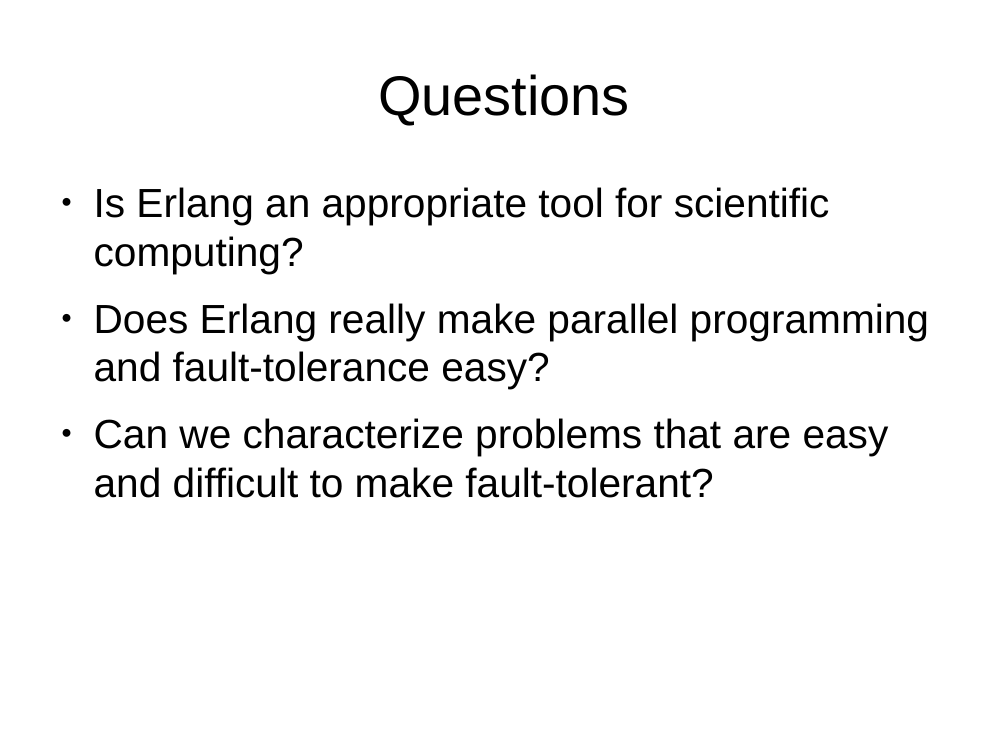
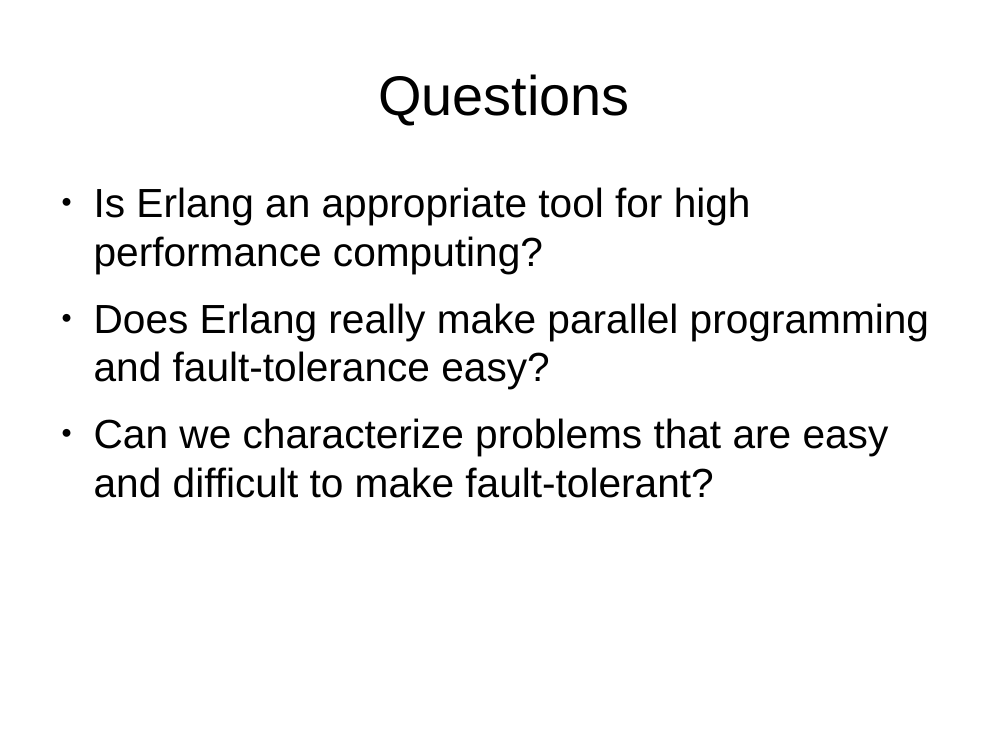
Before and after one commit to FractalDesigns/cowichan-1, a slide deck: slide 2 of miscellaneous/2010-12/slidesv2.odp. Drawn at 1008x756 pixels with LibreOffice and Linux fonts; fonts in the diff are those of the drawing; background and template pictures are left out. Boxes give left, top, right and bottom in pixels: in the first picture for what was removed or moved away, otherwise in the second. Text is boxed around its words. In the diff, an @@ line names an element or a change of style, - is before the commit and + after.

Commit message:
Added a few more slides

```diff
--- a/miscellaneous/2010-12/slidesv2.odp
+++ b/miscellaneous/2010-12/slidesv2.odp
@@ text at (94, 187, 751, 274): text changed @@
-● Is Erlang an appropriate tool for scientific computing?
+● Is Erlang an appropriate tool for high performance computing?
```
Also in this commit, not shown: 1 other slide changed, 2 slides added.
